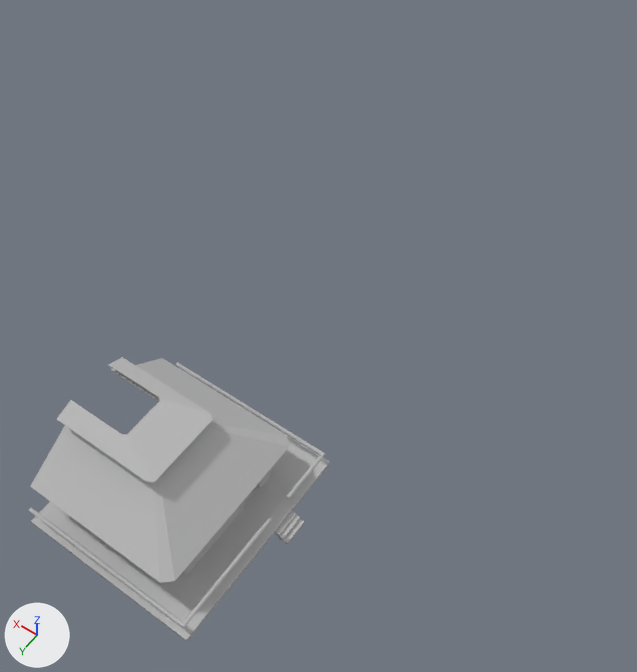
Before and after pictures for a commit that changed the FBX model Assets/Arte/Models/Envioroment/Houses/4.fbx.
Rendered twice from a 50 mm camera at (0.07, -0.98, 3.76) aimed at (1.77, -3.36, 0.03). The lights are fixed; the arrows at lower left show +X, +Y and +Z.
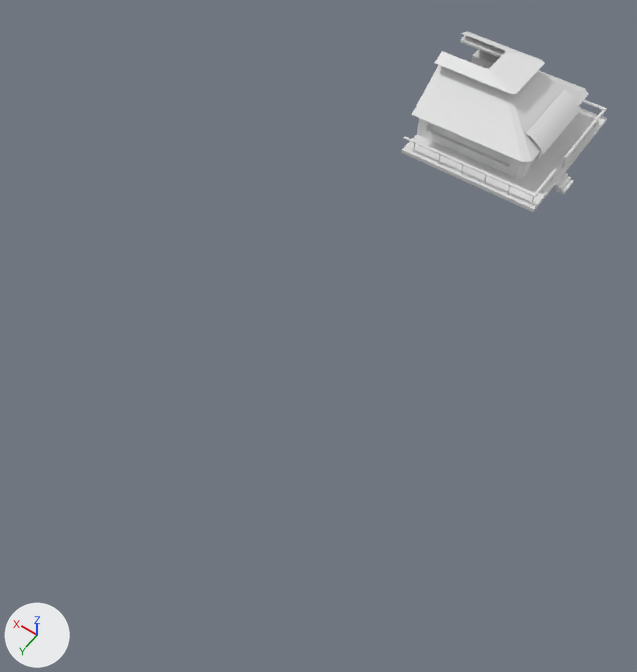
What differs and where, as boxes [x1, y1, x2, y2] in the pictures (637 x 672 px):
'Box003', reshaped, moved, turned, rescaled: before [29, 357, 330, 642]; after [401, 31, 607, 212]
part 1 of me_mesh, added: after [526, 89, 581, 154]
part 2 of me_mesh, recoloured: before [29, 357, 330, 642]; after [401, 31, 607, 212]

Patch to the scene script:
```diff
--- a/Assets/Arte/Models/Envioroment/Houses/4.fbx.py
+++ b/Assets/Arte/Models/Envioroment/Houses/4.fbx.py
@@ me_mesh @@
 # used by ob_box003; location = (1.809, -2.219, 0.0); scale = (0.01, 0.01, 0.01)
-me_mesh.from_pydata(...)  # 225 vertices, 353 faces; spans x -61.2..39.5, y -52.2..52.2, z -0.2..56.3
+me_mesh.from_pydata(...)  # 394 vertices, 601 faces; spans x -61.2..39.5, y -52.2..52.2, z -0.2..56.3
+# me_mesh part 1: a new loose piece of 25 vertices spanning x -43.8..-30.1, y -27.6..24.6, z 26.8..36.3
+# me_mesh part 2: 353 faces spanning x -61.2..39.5, y -52.2..52.2, z -0.2..56.3 switch from mat_house (grey #bcbcbc) to no material
@@ ob_box003 @@
 ob_box003 = bpy.data.objects.new('Box003', me_mesh)
-ob_box003.location = (1.809, -2.219, 0.0)
-ob_box003.scale = (0.01, 0.01, 0.01)
+ob_box003.location = (1.809, -5.382, 0.0)
+ob_box003.rotation_euler = (0.0, 3.142, 0.0)  # degrees (0, 180, 0)
+ob_box003.scale = (-0.01, -0.01, -0.01)
```
